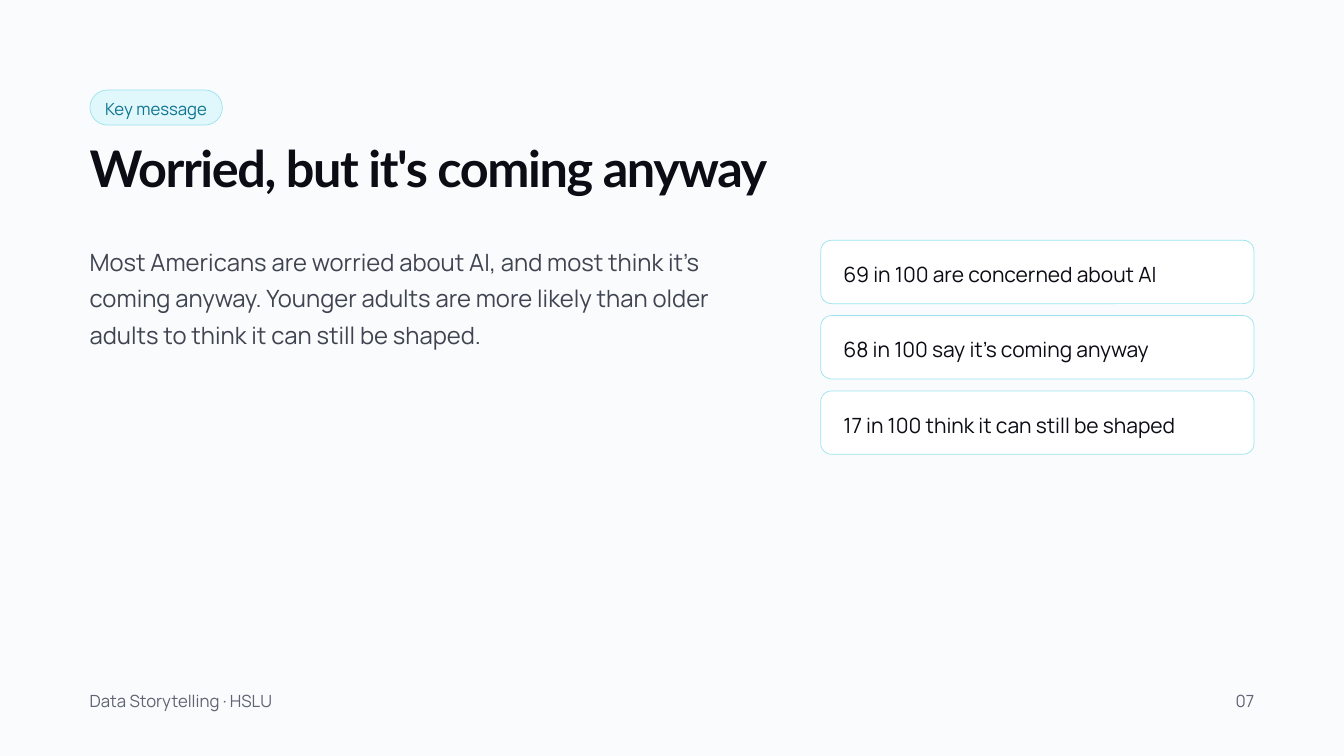
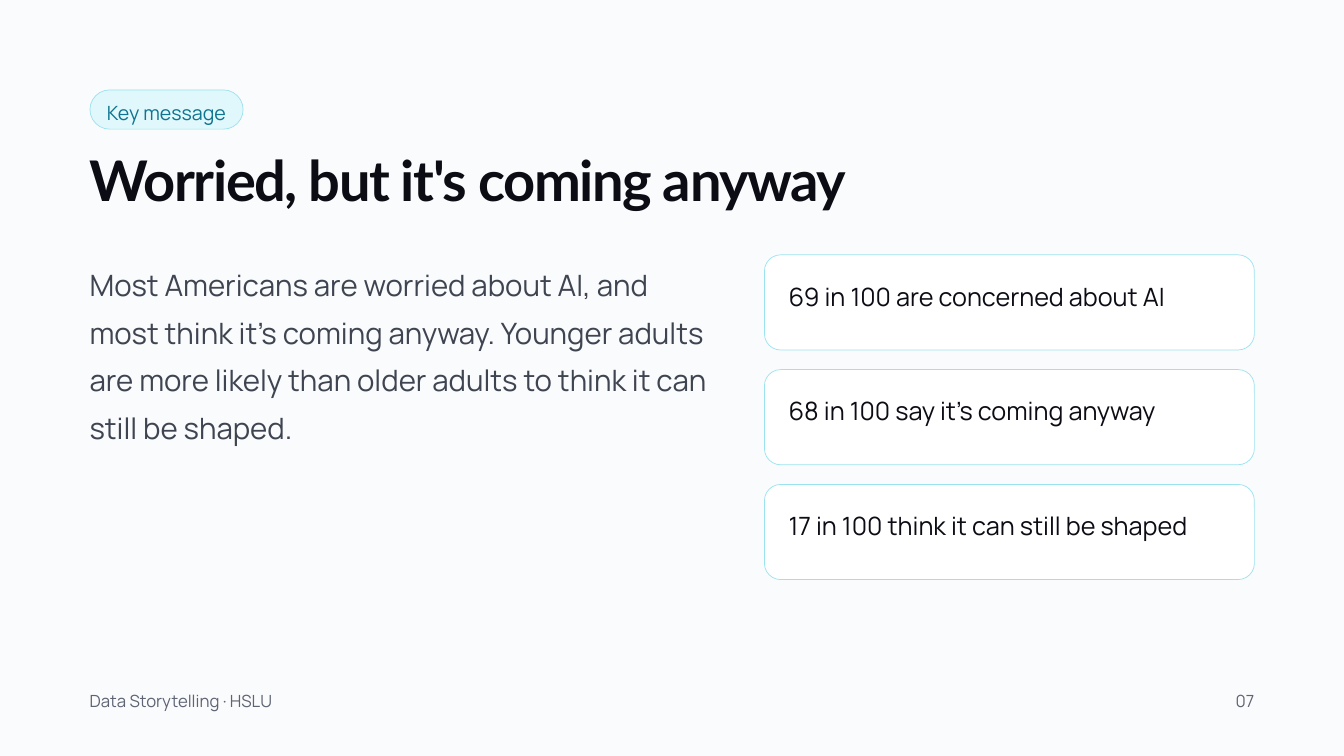
Before and after one commit to AdhurimThaqi/dataset-datastorytelling, a slide deck: slide 7 of Final-presentation/Real-or-AI_final-presentation.pptx. Drawn at 1344x756 pixels with LibreOffice and Linux fonts; fonts in the diff are those of the drawing. Boxes give left, top, right and bottom in pixels: in the first picture for what was removed or moved away, otherwise in the second. Text is boxed around its words. In the diff, an @@ line names an element or a change of style, - is before the commit and + after.

Commit message:
Presentation: bigger type, fuller layout, soft gradient edge
- Text 20-22 pt, titles 40 pt; charts, cards, table and image
  slides fill the slide
- Cover and closing slide: band fades into the white page
- HTML slides updated to match the PPTX/PDF

```diff
--- a/Final-presentation/Real-or-AI_final-presentation.pptx
+++ b/Final-presentation/Real-or-AI_final-presentation.pptx
@@ rounded rectangle "Key message": place and size @@
-rounded rectangle "Key message" at (90, 90, 222, 125)
+rounded rectangle "Key message" at (90, 90, 243, 129)
@@ rounded rectangle "Key message" at (90, 90, 243, 129): size 12 to 14 pt; line spacing 16.8pt to 1.25 @@
@@ title "Worried, but it's coming anyway" at (90, 159, 846, 211): size 36 to 40 pt; line spacing 41.4pt to 1.1 @@
@@ text "Most Americans are worried about ...": place and size @@
-text "Most Americans are worried about ..." at (90, 253, 709, 350)
+text "Most Americans are worried about ..." at (90, 274, 706, 446)
@@ text "Most Americans are worried about ..." at (90, 274, 706, 446): size 17 to 21 pt; line spacing 26.4pt to 1.35 @@
@@ rounded rectangle "69 in 100 are concerned ...": place and size @@
-rounded rectangle "69 in 100 are concerned ..." at (821, 240, 1254, 303)
+rounded rectangle "69 in 100 are concerned ..." at (764, 255, 1254, 350)
@@ rounded rectangle "68 in 100 say it's ...": place and size @@
-rounded rectangle "68 in 100 say it's ..." at (821, 316, 1254, 379)
+rounded rectangle "68 in 100 say it's ..." at (764, 370, 1254, 465)
@@ size 15 to 18 pt; line spacing 21pt to 1.25 in 3 elements at (764, 255, 1254, 350), (764, 370, 1254, 465), (764, 485, 1254, 580) @@
@@ rounded rectangle "17 in 100 think it ...": place and size @@
-rounded rectangle "17 in 100 think it ..." at (821, 391, 1254, 455)
+rounded rectangle "17 in 100 think it ..." at (764, 485, 1254, 580)
```
Also in this commit, not shown: 12 other slides changed, 5 other files.
